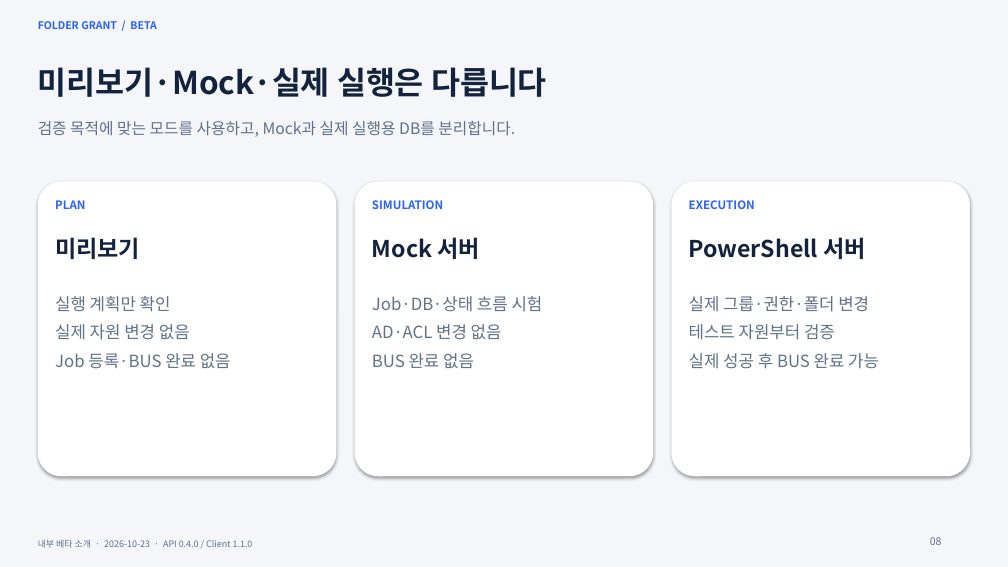
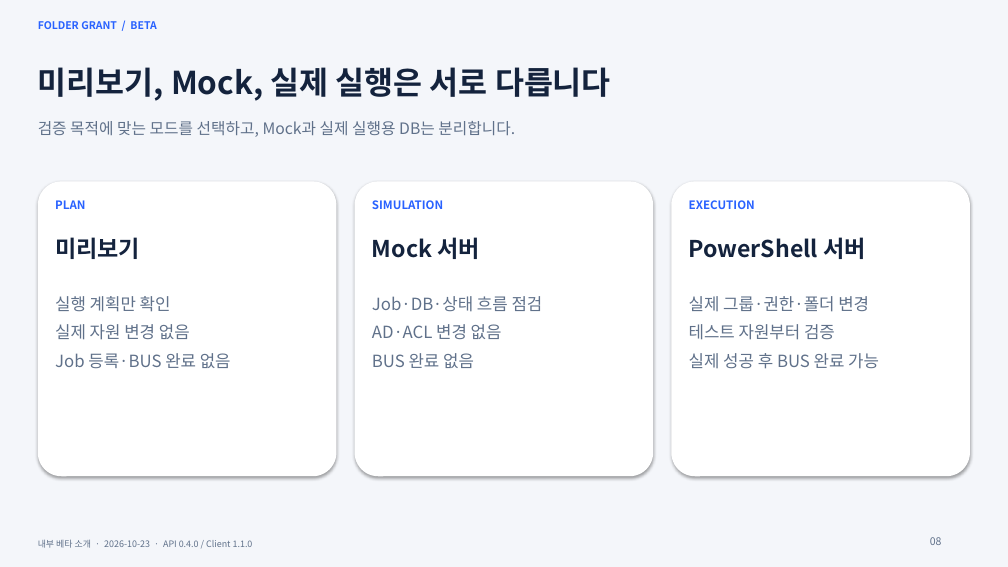
Before and after one commit to Corggi-Kim/Folder-Grant-Tool, a slide deck: slide 8 of docs/Folder_Grant_프로그램_소개서_Beta.pptx. Drawn at 1008x567 pixels with LibreOffice and Linux fonts; fonts in the diff are those of the drawing. Boxes give left, top, right and bottom in pixels: in the first picture for what was removed or moved away, otherwise in the second. Text is boxed around its words. In the diff, an @@ line names an element or a change of style, - is before the commit and + after.

```diff
--- a/docs/Folder_Grant_프로그램_소개서_Beta.pptx
+++ b/docs/Folder_Grant_프로그램_소개서_Beta.pptx
@@ text at box(38, 67, 611, 101): text changed @@
-미리보기·Mock·실제 실행은 다릅니다
+미리보기, Mock, 실제 실행은 서로 다릅니다
@@ text at box(38, 121, 515, 137): text changed @@
-검증 목적에 맞는 모드를 사용하고, Mock과 실제 실행용 DB를 분리합니다.
+검증 목적에 맞는 모드를 선택하고, Mock과 실제 실행용 DB는 분리합니다.
@@ text at box(372, 296, 543, 312): text changed @@
-Job·DB·상태 흐름 시험
+Job·DB·상태 흐름 점검
```
Also in this commit, not shown: 13 other slides changed, 2 other files.
